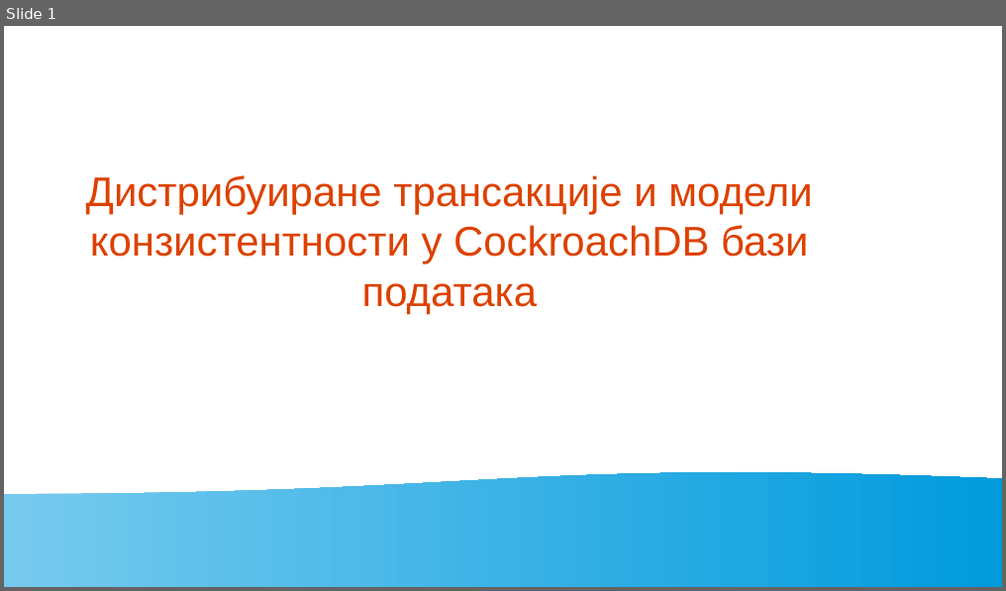
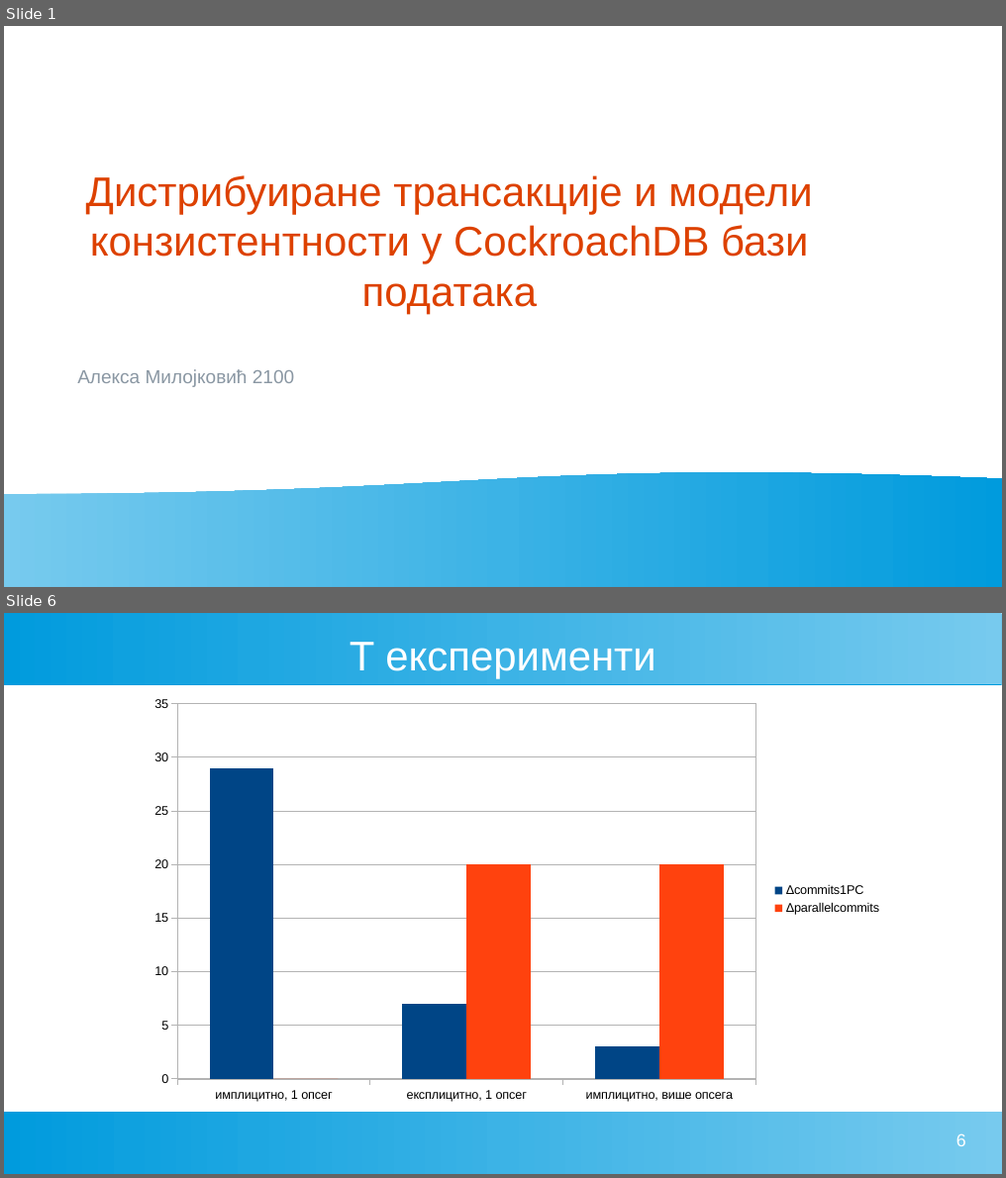
Before and after one commit to AleksaMilojkovic17252/db-seminar-2, a slide deck: seminar.odp. Shown one above the other, each under a label of ours: slide 1 before the commit, slides 1 and 6 after it; the slides between them are not shown. The pictures are 1006x591 and 1006x1178 pixels, drawn with LibreOffice and Linux fonts; fonts in the diff are those of the drawing. Boxes give left, top, right and bottom in pixels: in the first picture for what was removed or moved away, otherwise in the second. Text is boxed around its words. In the diff, an @@ line names an element or a change of style, - is before the commit and + after.

```diff
--- a/seminar.odp
+++ b/seminar.odp
@@ slide 6 added at (4,613,1002,1174), background #FFFFFF @@
@@ rectangle added at (4,613,1002,684), fill gradient #77CAEE to #75C9EE to #73C9ED to #71C8ED to #6FC7ED to #6EC6ED @@
@@ title added at (350,642,655,679), 33 pt, text #FFFFFF @@
+T експерименти
@@ column chart added at (140,688,891,1111) @@
+categories: имплицитно, 1 опсег, експлицитно, 1 опсег, имплицитно, више опсега
+Δcommits1PC: 29, 7, 3
+Δparallelcommits: 0, 20, 20
@@ rectangle added at (4,1112,1002,1174), fill gradient #77CAEE to #75C9EE to #73C9ED to #71C8ED to #6FC7ED to #6EC6ED @@
@@ page number added at (956,1134,966,1147), 14 pt, text #FFFFFF @@
+6
@@ slide 1 changed as well @@
@@ text added at (77,370,294,387), 15 pt, text #8A97A3 @@
+Алекса Милојковић 2100
```
Also in this commit, not shown: 1 other slide changed, 17 other slides added, 6 slides removed, 1 other file.
